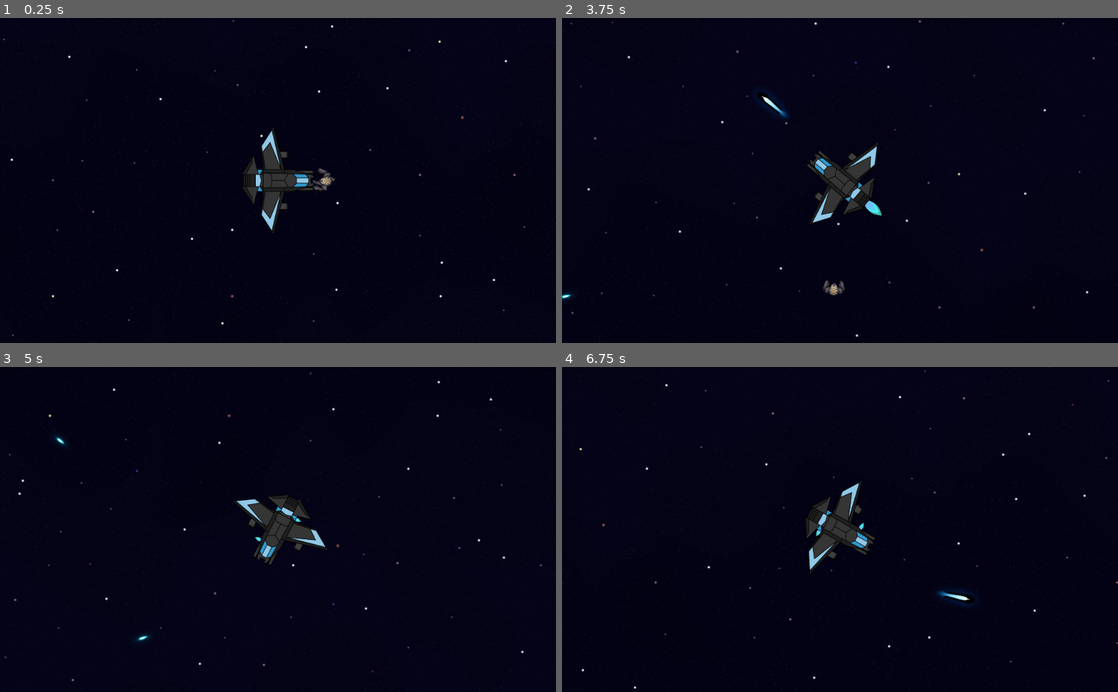
Above: before the commit, frames 1-4 (two rows, left to right).
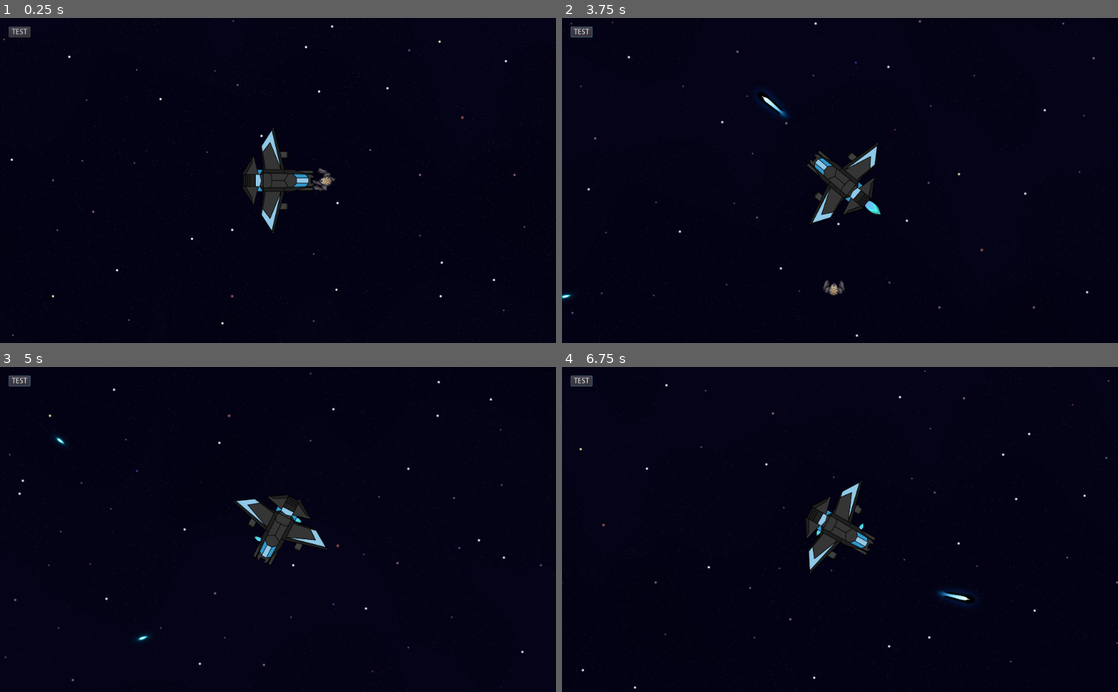
Above: after the commit, the same moments.

Repository: Bradels/minijam2022
Game: Godot game, scene res://Scenes/TestWorld.tscn
Two runs of this game, one before a commit and one after it. Both use one fixed random seed, a clock stepped at 60 frames per second and the inputs below. This scene is started directly instead of the project's main scene.
Inputs (mouse positions are in pixels of both pictures, inside the frame that each line leads up to):
- Up to frame 1 (0.25 s): no input
- Up to frame 2 (3.75 s): click (584, 31) at 0.5 s, where only the run after the commit has a clickable "TEST"; move the mouse to (962, 164) at 1.27 s; press the mouse at (962, 164) at 1.28 s; hold D (right) 1.28-2.03 s; move the mouse to (728, 196) at 2.02 s; release the mouse at (728, 196) at 2.03 s; hold S (down) 2.03-2.78 s; right-click (728, 196) at 2.1 s; move the mouse to (895, 109) at 2.77 s; press the mouse at (895, 109) at 2.78 s; hold D (right) 2.78-3.53 s; move the mouse to (812, 245) at 3.52 s; release the mouse at (812, 245) at 3.53 s; hold W (ship_forward) from 3.53 s (still down); right-click (812, 245) at 3.6 s
- Up to frame 3 (5 s): move the mouse to (444, 578) at 4.27 s; release W (ship_forward) at 4.28 s; press the mouse at (444, 578) at 4.28 s; hold A (left) from 4.28 s (still down)
- Up to frame 4 (6.75 s): move the mouse to (673, 480) at 5.02 s; release the mouse at (673, 480) at 5.03 s; right-click (673, 480) at 5.1 s; move the mouse to (867, 529) at 5.77 s; release A (left) at 5.78 s; press the mouse at (867, 529) at 5.78 s; hold S (down) 5.78-6.53 s; move the mouse to (756, 448) at 6.52 s; release the mouse at (756, 448) at 6.53 s; hold D (right) from 6.53 s (still down); right-click (756, 448) at 6.6 s

The runs differ from the first frame. In frame 1, 0.1% of the frame differs, in the area x 1-6%, y 2-6%; in frame 2, 0.2%, in the area x 1-58%, y 2-61%; in frame 3, 0.1%; in frame 4, 0.2%.

Commit message:
tweak: rename projectiles

Diff:
--- a/Scenes/Entities/Projectiles/LaserRail.tscn
+++ b/Scenes/Entities/Projectiles/Phaser.tscn
@@ -1,21 +1,21 @@
 [gd_scene load_steps=4 format=2]
 
-[ext_resource path="res://Sprites/LaserRail.png" type="Texture" id=1]
-[ext_resource path="res://Scripts/Entities/Projectile.gd" type="Script" id=2]
+[ext_resource path="res://Scripts/Entities/Projectile.gd" type="Script" id=1]
+[ext_resource path="res://Sprites/Phaser.png" type="Texture" id=2]
 
 [sub_resource type="CapsuleShape2D" id=8]
-radius = 16.0
-height = 96.0
+radius = 4.0
 
-[node name="LaserRail" type="Node2D"]
+[node name="LaserPulse" type="Node2D"]
 scale = Vector2( 0.5, 0.5 )
-script = ExtResource( 2 )
+script = ExtResource( 1 )
 
 [node name="Sprite" type="Sprite" parent="."]
-scale = Vector2( 0.8, 0.6 )
-texture = ExtResource( 1 )
+scale = Vector2( 1, 0.5 )
+texture = ExtResource( 2 )
 
 [node name="Hitbox" type="Area2D" parent="."]
+visible = false
 
 [node name="HitboxCollision" type="CollisionShape2D" parent="Hitbox"]
 rotation = -1.5708
--- a/Scenes/Entities/Projectiles/LaserPulse.tscn
+++ b/Scenes/Entities/Projectiles/Rail.tscn
@@ -1,20 +1,22 @@
 [gd_scene load_steps=4 format=2]
 
-[ext_resource path="res://Sprites/LaserPulse.png" type="Texture" id=1]
-[ext_resource path="res://Scripts/Entities/Projectile.gd" type="Script" id=2]
+[ext_resource path="res://Scripts/Entities/Projectile.gd" type="Script" id=1]
+[ext_resource path="res://Sprites/Rail.png" type="Texture" id=2]
 
 [sub_resource type="CapsuleShape2D" id=8]
-radius = 4.0
+radius = 16.0
+height = 96.0
 
-[node name="LaserPulse" type="Node2D"]
+[node name="LaserRail" type="Node2D"]
 scale = Vector2( 0.5, 0.5 )
-script = ExtResource( 2 )
+script = ExtResource( 1 )
 
 [node name="Sprite" type="Sprite" parent="."]
-scale = Vector2( 1, 0.5 )
-texture = ExtResource( 1 )
+scale = Vector2( 0.8, 0.6 )
+texture = ExtResource( 2 )
 
 [node name="Hitbox" type="Area2D" parent="."]
+visible = false
 
 [node name="HitboxCollision" type="CollisionShape2D" parent="Hitbox"]
 rotation = -1.5708
--- a/Scenes/Entities/Spaceship.tscn
+++ b/Scenes/Entities/Spaceship.tscn
@@ -27,91 +27,101 @@
 "speed": 12.0
 } ]
 
-[node name="Spaceship" type="KinematicBody2D" groups=["Players"]]
+[node name="Spaceship" type="Node2D"]
+
+[node name="Spaceship" type="KinematicBody2D" parent="." groups=["Players"]]
 script = ExtResource( 2 )
 
-[node name="Camera" type="Camera2D" parent="."]
+[node name="Camera" type="Camera2D" parent="Spaceship"]
 current = true
 
-[node name="Sprite" type="Sprite" parent="."]
+[node name="Canvas" type="CanvasLayer" parent="Spaceship/Camera"]
+
+[node name="HUD" type="Control" parent="Spaceship/Camera/Canvas"]
+__meta__ = {
+"_edit_use_anchors_": false
+}
+
+[node name="Button" type="Button" parent="Spaceship/Camera/Canvas/HUD"]
+margin_left = 16.0
+margin_top = 16.0
+text = "TEST"
+__meta__ = {
+"_edit_use_anchors_": false
+}
+
+[node name="Sprite" type="Sprite" parent="Spaceship"]
 rotation = 1.5708
 scale = Vector2( 0.5, 0.5 )
 z_index = 1
 texture = ExtResource( 1 )
 
-[node name="CollisionBox" type="CollisionShape2D" parent="."]
+[node name="CollisionBox" type="CollisionShape2D" parent="Spaceship"]
 shape = SubResource( 12 )
 
-[node name="Thrusters" type="Node2D" parent="."]
+[node name="Thrusters" type="Node2D" parent="Spaceship"]
 script = ExtResource( 4 )
 
-[node name="Primary" type="AnimatedSprite" parent="Thrusters"]
+[node name="Primary" type="AnimatedSprite" parent="Spaceship/Thrusters"]
 position = Vector2( -80, 0 )
 rotation = 1.5708
 scale = Vector2( 0.5, 0.5 )
 frames = SubResource( 16 )
-frame = 1
 playing = true
 
-[node name="ReverseLeft" type="AnimatedSprite" parent="Thrusters"]
+[node name="ReverseLeft" type="AnimatedSprite" parent="Spaceship/Thrusters"]
 position = Vector2( 12, -32 )
 rotation = 1.5708
 scale = Vector2( 0.2, 0.2 )
 frames = SubResource( 16 )
-frame = 1
 playing = true
 flip_v = true
 
-[node name="ReverseRight" type="AnimatedSprite" parent="Thrusters"]
+[node name="ReverseRight" type="AnimatedSprite" parent="Spaceship/Thrusters"]
 position = Vector2( 12, 32 )
 rotation = 1.5708
 scale = Vector2( 0.2, 0.2 )
 frames = SubResource( 16 )
-frame = 1
 playing = true
 flip_v = true
 
-[node name="LeftFront" type="AnimatedSprite" parent="Thrusters"]
+[node name="LeftFront" type="AnimatedSprite" parent="Spaceship/Thrusters"]
 position = Vector2( 32, -24 )
 scale = Vector2( 0.2, 0.2 )
 frames = SubResource( 16 )
-frame = 1
 playing = true
 flip_v = true
 
-[node name="LeftRear" type="AnimatedSprite" parent="Thrusters"]
+[node name="LeftRear" type="AnimatedSprite" parent="Spaceship/Thrusters"]
 position = Vector2( -32, -24 )
 scale = Vector2( 0.2, 0.2 )
 frames = SubResource( 16 )
-frame = 1
 playing = true
 flip_v = true
 
-[node name="RightFront" type="AnimatedSprite" parent="Thrusters"]
+[node name="RightFront" type="AnimatedSprite" parent="Spaceship/Thrusters"]
 position = Vector2( 32, 24 )
 scale = Vector2( 0.2, 0.2 )
 frames = SubResource( 16 )
-frame = 1
 playing = true
 
-[node name="RightRear" type="AnimatedSprite" parent="Thrusters"]
+[node name="RightRear" type="AnimatedSprite" parent="Spaceship/Thrusters"]
 position = Vector2( -32, 24 )
 scale = Vector2( 0.2, 0.2 )
 frames = SubResource( 16 )
-frame = 1
 playing = true
 
-[node name="Weapons" type="Node2D" parent="."]
+[node name="Weapons" type="Node2D" parent="Spaceship"]
 script = ExtResource( 5 )
 
-[node name="PulseLaserLeft" type="Node2D" parent="Weapons"]
+[node name="PulseLaserLeft" type="Node2D" parent="Spaceship/Weapons"]
 position = Vector2( 64, -16 )
 
-[node name="PulseLaserRight" type="Node2D" parent="Weapons"]
+[node name="PulseLaserRight" type="Node2D" parent="Spaceship/Weapons"]
 position = Vector2( 64, 16 )
 
-[node name="RailgunLeft" type="Node2D" parent="Weapons"]
+[node name="RailgunLeft" type="Node2D" parent="Spaceship/Weapons"]
 position = Vector2( 20, -48 )
 
-[node name="RailgunRight" type="Node2D" parent="Weapons"]
+[node name="RailgunRight" type="Node2D" parent="Spaceship/Weapons"]
 position = Vector2( 20, 48 )
--- a/Scripts/Entities/Spaceship/Weapons.gd
+++ b/Scripts/Entities/Spaceship/Weapons.gd
@@ -1,6 +1,6 @@
 extends Node2D
 
-var primary_projectile : PackedScene = preload("res://Scenes/Entities/Projectiles/LaserPulse.tscn")
+var primary_projectile : PackedScene = preload("res://Scenes/Entities/Projectiles/Phaser.tscn")
 var primary_left
 var primary_right
 var primary_elapsed_left : float = 0
@@ -10,7 +10,7 @@
 var primary_speed : int = 768
 onready var primary_delta : float = 1 / primary_rate
 
-var secondary_projectile : PackedScene = preload("res://Scenes/Entities/Projectiles/LaserRail.tscn")
+var secondary_projectile : PackedScene = preload("res://Scenes/Entities/Projectiles/Rail.tscn")
 var secondary_left
 var secondary_right
 var secondary_elapsed_left : float = 0
@@ -68,11 +68,11 @@
 
 
 func fire_projectile(projectile, source, speed):
-	var ship = get_parent()
 	var instance = projectile.instance()
+	var rotation = get_parent().rotation
 	instance.position = source
-	instance.rotation = ship.rotation
-	instance.velocity = Vector2(speed, 0).rotated(ship.rotation)
+	instance.rotation = rotation
+	instance.velocity = Vector2(speed, 0).rotated(rotation)
 	get_tree().get_root().call_deferred('add_child', instance)
 
 
Renamed: Sprites/LaserPulse.png -> Sprites/Phaser.png
Not shown, changed: Sprites/Phaser.png.import
Renamed: Sprites/LaserRail.png -> Sprites/Rail.png
Not shown, changed: Sprites/Rail.png.import
